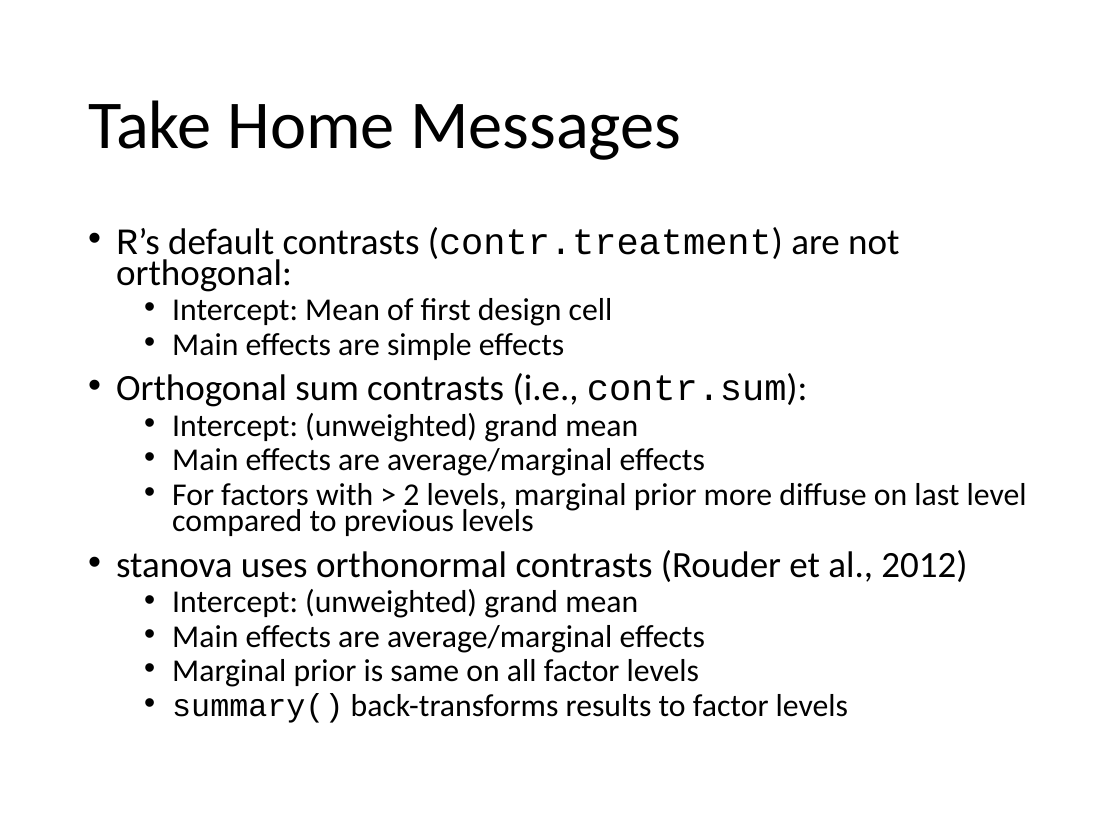
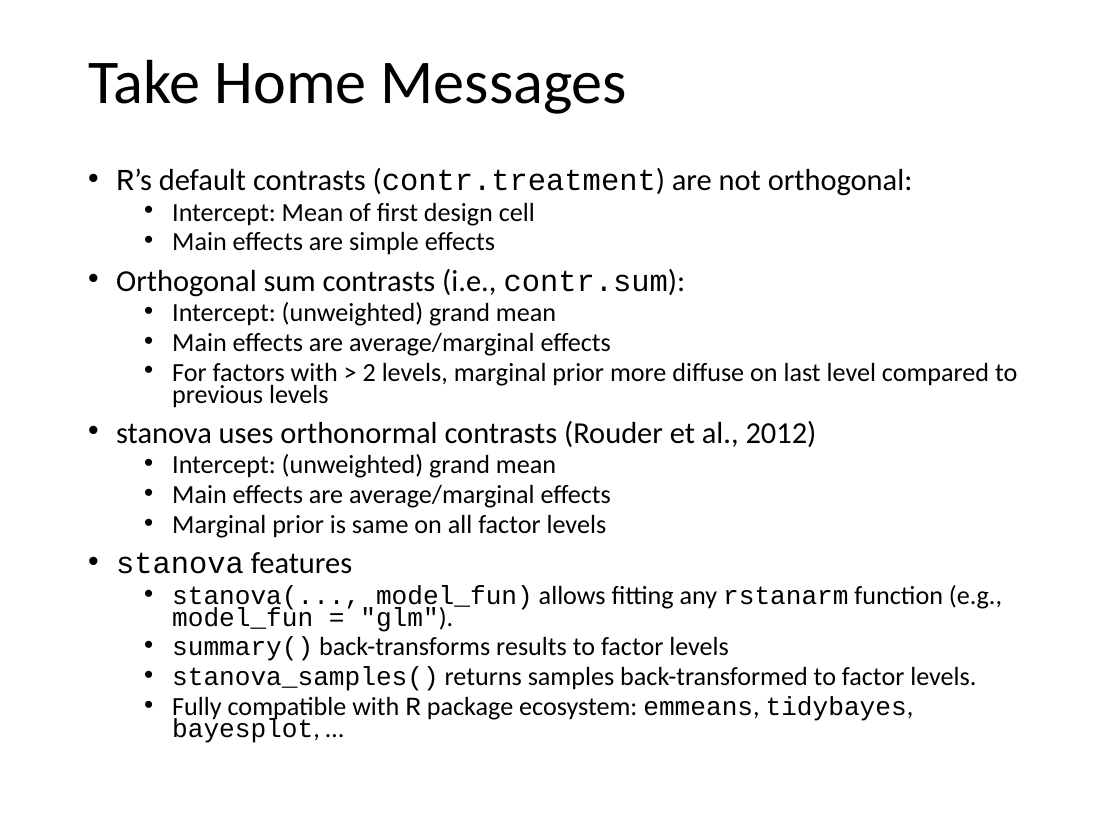
Before and after one commit to bayesstuff/stanova, a slide deck: slide 11 of development/MathPsych2020-stanova.pptx (slide 10 before the commit). Drawn at 1120x840 pixels with LibreOffice and Linux fonts; fonts in the diff are those of the drawing. Boxes give left, top, right and bottom in pixels: in the first picture for what was removed or moved away, otherwise in the second. Text is boxed around its words. In the diff, an @@ line names an element or a change of style, - is before the commit and + after.

```diff
--- a/development/MathPsych2020-stanova.pptx
+++ b/development/MathPsych2020-stanova.pptx
@@ title "Take Home Messages": place and size @@
-title "Take Home Messages" at box(88, 100, 681, 160)
+title "Take Home Messages" at box(88, 59, 627, 114)
@@ title "Take Home Messages" at box(88, 59, 627, 114): size 44 to 40 pt @@
@@ text "R’s default contrasts (contr.treatment) are ...": place and size @@
-text "R’s default contrasts (contr.treatment) are ..." at box(116, 227, 1027, 723)
+text "R’s default contrasts (contr.treatment) are ..." at box(116, 168, 1017, 743)
@@ text at box(116, 168, 1017, 661): size 23.8 to 19.6 pt in "R’s default contrasts (contr.treatment) are not orthogonal:", "Orthogonal sum contrasts (i.e., contr.sum):", "stanova uses orthonormal contrasts (Rouder et al., ..."; size 20.4 to 16.8 pt in "Intercept: Mean of first design cell", "Main effects are simple effects", "Intercept: (unweighted) grand mean", "Main effects are average/marginal effects" and 5 more places @@
@@ text at box(116, 552, 1002, 632): paragraphs added @@
+• stanova features
+  • stanova(..., model_fun) allows fitting any rstanarm function (e.g., model_fun = "glm").
@@ text at box(172, 667, 976, 743): paragraphs added @@
+  • stanova_samples() returns samples back-transformed to factor levels.
+  • Fully compatible with R package ecosystem: emmeans, tidybayes, bayesplot, …
```
Also in this commit, not shown: 4 other slides changed, 2 slides added, 2 other files.
